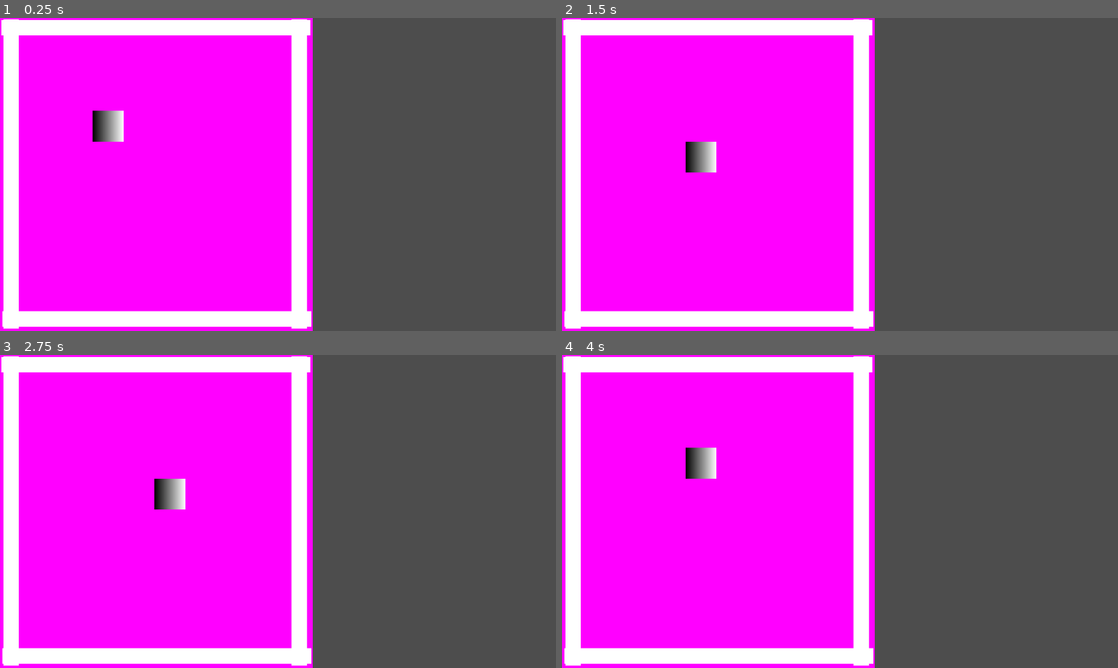
Above: before the commit, frames 1-4 (two rows, left to right).
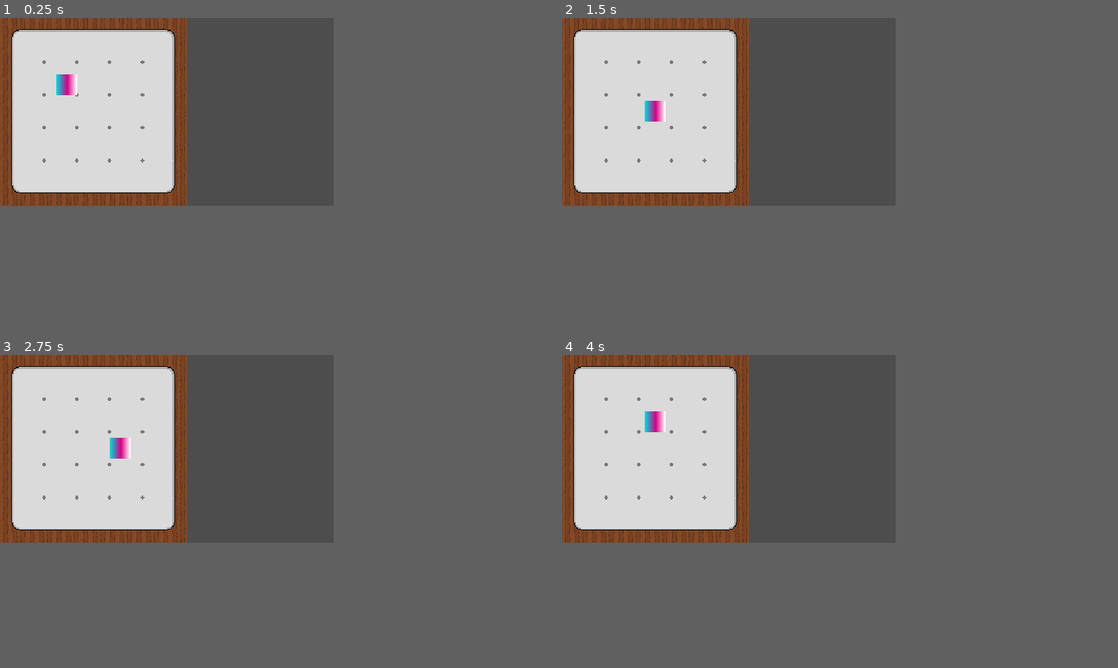
Above: after the commit, the same moments.

Repository: Rokcas/natural-lens
Game: Godot game, scene res://game.tscn
Same seed, same stepped clock (60 frames per second), same inputs: the game is played once before the commit and once after it.
Inputs:
- Up to frame 1 (0.25 s): no input
- Up to frame 2 (1.5 s): tap Enter at 0.5 s; hold D (Right) 0.53-1.28 s; tap Space at 1.25 s; hold S (Down) from 1.28 s (still down)
- Up to frame 3 (2.75 s): tap Enter at 2 s; release S (Down) at 2.03 s; hold D (Right) from 2.03 s (still down)
- Up to frame 4 (4 s): tap Space at 2.75 s; release D (Right) at 2.78 s; hold W (Up) 2.78-3.53 s; tap Enter at 3.5 s; hold A (Left) from 3.53 s (still down)
In our replay, the window is 800x450 before the commit and 480x270 after it. These sizes can differ from the game's own. Grey fills any space a smaller window leaves; there, only what the larger window draws over its background counts as a difference.

The runs differ from the first frame. In frame 1, 56% of the frame differs, in the area x 0-57%, y 0-100%; in frame 2, 56%; in frame 3, 56%; in frame 4, 56%.

Commit message:
Add a grid

Diff:
--- a/game.tscn
+++ b/game.tscn
@@ -6,7 +6,6 @@
 [node name="Game" type="CanvasLayer"]
 
 [node name="Grid" parent="." instance=ExtResource("1_xkthq")]
-position = Vector2(324, 324)
 
 [node name="Player" parent="." instance=ExtResource("2_s6ciy")]
-position = Vector2(160, 160)
+position = Vector2(64, 64)
--- a/project.godot
+++ b/project.godot
@@ -17,6 +17,9 @@
 
 [display]
 
+window/size/viewport_width=480
+window/size/viewport_height=270
+window/size/mode=2
 window/stretch/mode="viewport"
 
 [dotnet]
@@ -45,3 +48,7 @@
 "events": [Object(InputEventKey,"resource_local_to_scene":false,"resource_name":"","device":0,"window_id":0,"alt_pressed":false,"shift_pressed":false,"ctrl_pressed":false,"meta_pressed":false,"pressed":false,"keycode":0,"physical_keycode":68,"key_label":0,"unicode":0,"echo":false,"script":null)
 ]
 }
+
+[rendering]
+
+textures/canvas_textures/default_texture_filter=0
--- /dev/null
+++ b/scenes/board.tscn
@@ -0,0 +1,25 @@
+[gd_scene load_steps=4 format=3 uid="uid://cy7h6w3yirl7d"]
+
+[ext_resource type="Texture2D" uid="uid://boev1mxkt21h0" path="res://assets/board.png" id="1_ncfng"]
+
+[sub_resource type="TileSetAtlasSource" id="TileSetAtlasSource_vu7yd"]
+texture = ExtResource("1_ncfng")
+texture_region_size = Vector2i(35, 35)
+0:0/0 = 0
+1:0/0 = 0
+2:0/0 = 0
+2:1/0 = 0
+2:2/0 = 0
+1:2/0 = 0
+1:1/0 = 0
+0:1/0 = 0
+0:2/0 = 0
+
+[sub_resource type="TileSet" id="TileSet_7wi2c"]
+tile_size = Vector2i(35, 35)
+sources/0 = SubResource("TileSetAtlasSource_vu7yd")
+
+[node name="Board" type="TileMap"]
+tile_set = SubResource("TileSet_7wi2c")
+format = 2
+layer_0/tile_data = PackedInt32Array(0, 0, 0, 1, 65536, 0, 2, 65536, 0, 3, 65536, 0, 4, 131072, 0, 65540, 131072, 1, 131076, 131072, 1, 196612, 131072, 1, 262147, 65536, 2, 262146, 65536, 2, 262145, 65536, 2, 65536, 0, 1, 131072, 0, 1, 196608, 0, 1, 262148, 131072, 2, 262144, 0, 2, 65537, 65536, 1, 131073, 65536, 1, 196609, 65536, 1, 196610, 65536, 1, 196611, 65536, 1, 131075, 65536, 1, 65539, 65536, 1, 65538, 65536, 1, 131074, 65536, 1)
--- a/scenes/entities/player.gd
+++ b/scenes/entities/player.gd
@@ -1,6 +1,7 @@
 extends Area2D
 
-var tile_size = 64
+const tile_size = 64 * 0.6
+
 var inputs = {
 	"Right": Vector2.RIGHT,
 	"Left": Vector2.LEFT,
--- a/scenes/entities/player.tscn
+++ b/scenes/entities/player.tscn
@@ -3,12 +3,16 @@
 [ext_resource type="Script" path="res://scenes/entities/player.gd" id="1_45mqv"]
 
 [sub_resource type="Gradient" id="Gradient_ryk3f"]
+offsets = PackedFloat32Array(0, 0.532468, 1)
+colors = PackedColorArray(1.54018e-06, 0.853856, 0.858853, 1, 0.841564, 4.04298e-06, 0.523766, 1, 1, 1, 1, 1)
 
 [sub_resource type="GradientTexture2D" id="GradientTexture2D_rhp5l"]
 gradient = SubResource("Gradient_ryk3f")
+width = 30
+height = 30
 
 [sub_resource type="RectangleShape2D" id="RectangleShape2D_2hpfo"]
-size = Vector2(56, 56)
+size = Vector2(24, 24)
 
 [node name="Player" type="Area2D"]
 script = ExtResource("1_45mqv")
--- a/scenes/entities/wall.tscn
+++ b/scenes/entities/wall.tscn
@@ -1,18 +1,9 @@
-[gd_scene load_steps=4 format=3 uid="uid://dx4e7pj45v71l"]
+[gd_scene load_steps=2 format=3 uid="uid://l7t8djcubit5"]
 
 [sub_resource type="RectangleShape2D" id="RectangleShape2D_ax2kg"]
 size = Vector2(64, 64)
-
-[sub_resource type="Gradient" id="Gradient_i5ckw"]
-colors = PackedColorArray(1, 1, 1, 1, 1, 1, 1, 1)
-
-[sub_resource type="GradientTexture2D" id="GradientTexture2D_5kc8y"]
-gradient = SubResource("Gradient_i5ckw")
 
 [node name="Wall" type="StaticBody2D"]
 
 [node name="CollisionShape2D" type="CollisionShape2D" parent="."]
 shape = SubResource("RectangleShape2D_ax2kg")
-
-[node name="Sprite2D" type="Sprite2D" parent="."]
-texture = SubResource("GradientTexture2D_5kc8y")
--- a/scenes/grid.tscn
+++ b/scenes/grid.tscn
@@ -1,27 +1,45 @@
-[gd_scene load_steps=3 format=3 uid="uid://ba7cqu4nkqtg5"]
+[gd_scene load_steps=6 format=3 uid="uid://ba7cqu4nkqtg5"]
 
-[ext_resource type="PackedScene" uid="uid://dx4e7pj45v71l" path="res://scenes/entities/wall.tscn" id="1_ml68j"]
+[ext_resource type="PackedScene" uid="uid://l7t8djcubit5" path="res://scenes/entities/wall.tscn" id="1_ml68j"]
+[ext_resource type="Texture2D" uid="uid://cwu4uslx7m51t" path="res://assets/wood.png" id="2_8fgeg"]
+[ext_resource type="PackedScene" uid="uid://cy7h6w3yirl7d" path="res://scenes/board.tscn" id="3_7oe21"]
 
-[sub_resource type="PlaceholderTexture2D" id="PlaceholderTexture2D_7g8iu"]
-size = Vector2(648, 648)
+[sub_resource type="TileSetAtlasSource" id="TileSetAtlasSource_vej0n"]
+texture = ExtResource("2_8fgeg")
+texture_region_size = Vector2i(64, 64)
+0:0/0 = 0
 
-[node name="Grid" type="Sprite2D"]
-texture = SubResource("PlaceholderTexture2D_7g8iu")
+[sub_resource type="TileSet" id="TileSet_tyb5a"]
+tile_size = Vector2i(64, 64)
+sources/1 = SubResource("TileSetAtlasSource_vej0n")
+
+[node name="Grid" type="CanvasGroup"]
+
+[node name="Wood" type="TileMap" parent="."]
+scale = Vector2(0.6, 0.6)
+tile_set = SubResource("TileSet_tyb5a")
+format = 2
+layer_0/tile_data = PackedInt32Array(2, 1, 0, 1, 1, 0, 0, 1, 0, 65538, 1, 0, 65537, 1, 0, 65536, 1, 0, 131072, 1, 0, 131073, 1, 0, 131074, 1, 0, 3, 1, 0, 4, 1, 0, 5, 1, 0, 6, 1, 0, 65542, 1, 0, 131078, 1, 0, 196614, 1, 0, 262150, 1, 0, 327686, 1, 0, 393222, 1, 0, 393221, 1, 0, 393220, 1, 0, 393219, 1, 0, 393218, 1, 0, 393217, 1, 0, 393216, 1, 0, 327680, 1, 0, 262144, 1, 0, 196608, 1, 0, 327681, 1, 0, 327682, 1, 0, 262146, 1, 0, 196610, 1, 0, 196609, 1, 0, 262145, 1, 0, 262147, 1, 0, 327683, 1, 0, 327684, 1, 0, 327685, 1, 0, 262149, 1, 0, 196613, 1, 0, 131077, 1, 0, 65541, 1, 0, 65540, 1, 0, 131076, 1, 0, 196612, 1, 0, 262148, 1, 0, 131075, 1, 0, 65539, 1, 0, 196611, 1, 0, 458752, 1, 0, 458753, 1, 0, 458754, 1, 0, 458755, 1, 0, 458756, 1, 0, 458757, 1, 0, 458758, 1, 0)
 
 [node name="Wall" parent="." instance=ExtResource("1_ml68j")]
-position = Vector2(-1, -304)
-scale = Vector2(10, 0.5)
+position = Vector2(160, -32)
+scale = Vector2(5, 1)
 
 [node name="Wall2" parent="." instance=ExtResource("1_ml68j")]
-position = Vector2(296, -1)
-rotation = 1.5708
-scale = Vector2(10, 0.5)
+position = Vector2(112, 304)
+scale = Vector2(5, 1)
 
 [node name="Wall3" parent="." instance=ExtResource("1_ml68j")]
-position = Vector2(1, 299)
-scale = Vector2(10, 0.5)
+position = Vector2(-32, 112)
+rotation = 1.5708
+scale = Vector2(5, 1)
 
 [node name="Wall4" parent="." instance=ExtResource("1_ml68j")]
-position = Vector2(-301, -0.999998)
+position = Vector2(304, 160)
 rotation = 1.5708
-scale = Vector2(10, 0.5)
+scale = Vector2(5, 1)
+
+[node name="Board" parent="." instance=ExtResource("3_7oe21")]
+position = Vector2(16, 16)
+scale = Vector2(1.35, 1.35)
+layer_0/tile_data = PackedInt32Array(0, 0, 0, 1, 65536, 0, 2, 65536, 0, 3, 65536, 0, 4, 131072, 0, 65540, 131072, 1, 131076, 131072, 1, 196612, 131072, 1, 262147, 65536, 2, 262146, 65536, 2, 262145, 65536, 2, 65536, 0, 1, 131072, 0, 1, 196608, 0, 1, 262148, 131072, 2, 262144, 0, 2, 65537, 65536, 1, 131073, 65536, 1, 196609, 65536, 1, 196610, 65536, 1, 196611, 65536, 1, 65539, 65536, 1, 65538, 65536, 1, 131074, 65536, 1, 131075, 65536, 1)
Binary file added: assets/board.png
Not shown, added: assets/board.png.import
Binary file changed: assets/wood.png
